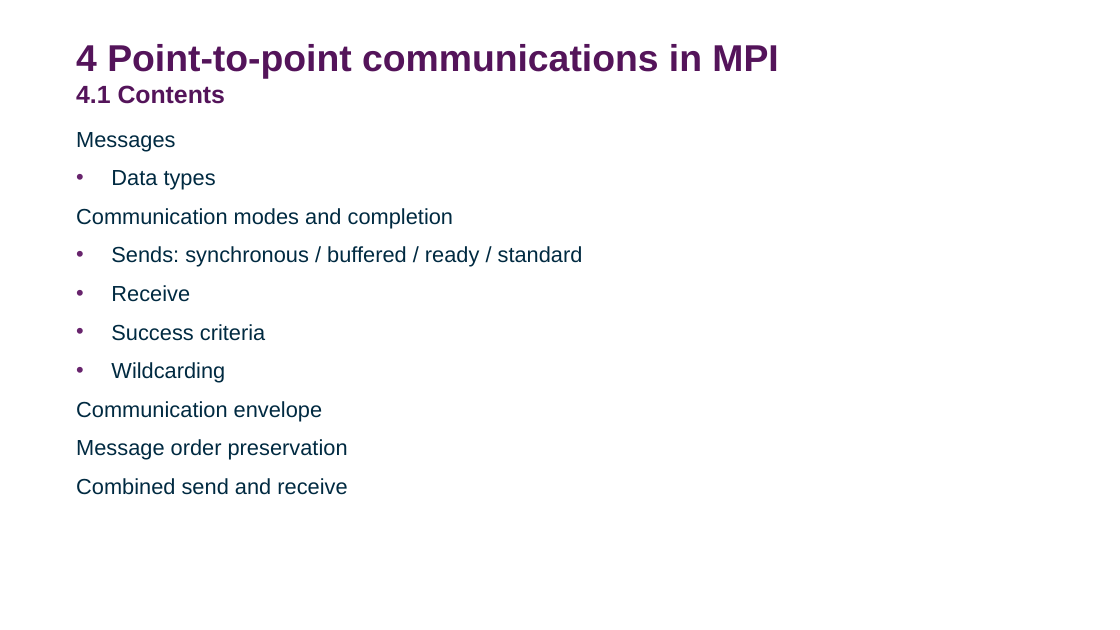
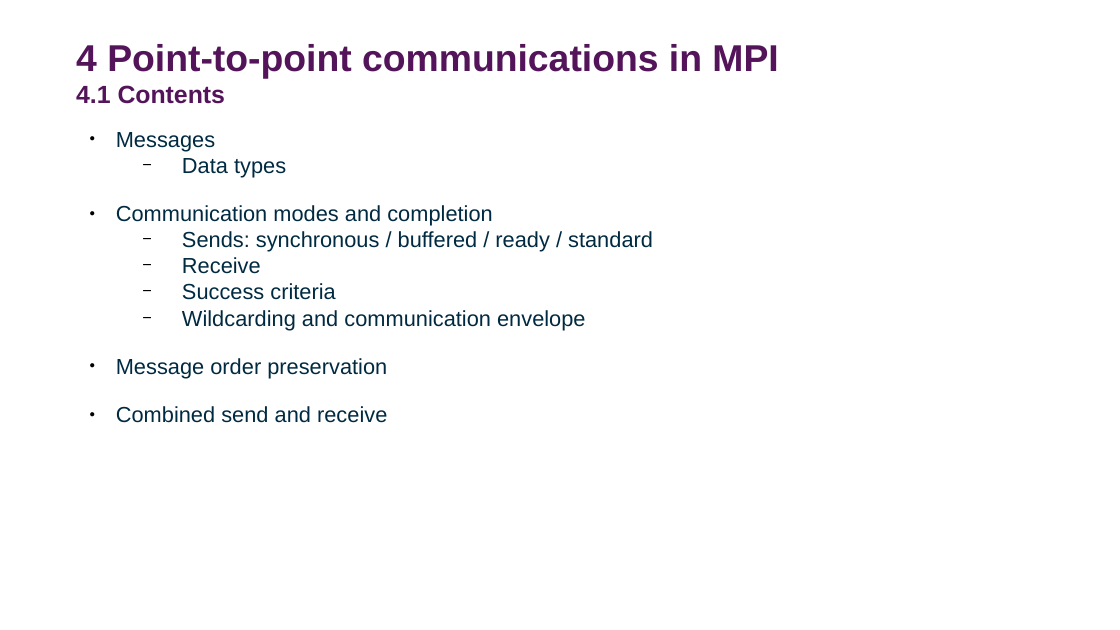
Before and after one commit to DurhamARC-Training/BasicParallelProgramming, a slide deck: slide 37 of OpenMPMPIShortCourse_Autumn2025.odp. Drawn at 1120x630 pixels with LibreOffice and Linux fonts; fonts in the diff are those of the drawing; background and template pictures are left out. Boxes give left, top, right and bottom in pixels: in the first picture for what was removed or moved away, otherwise in the second. Text is boxed around its words. In the diff, an @@ line names an element or a change of style, - is before the commit and + after.

```diff
--- a/OpenMPMPIShortCourse_Autumn2025.odp
+++ b/OpenMPMPIShortCourse_Autumn2025.odp
@@ text at (116, 132, 653, 423): bullet none to ●; bullet • to −; less space between paragraphs; bullet colour #68246D to #000000; more space between paragraphs @@
@@ text at (182, 310, 586, 330): text changed @@
-  • Wildcarding
-Communication envelope
+  − Wildcarding and communication envelope
```
Also in this commit, not shown: 15 other slides changed, 2 slides added, 1 slide removed, 1 other file.
